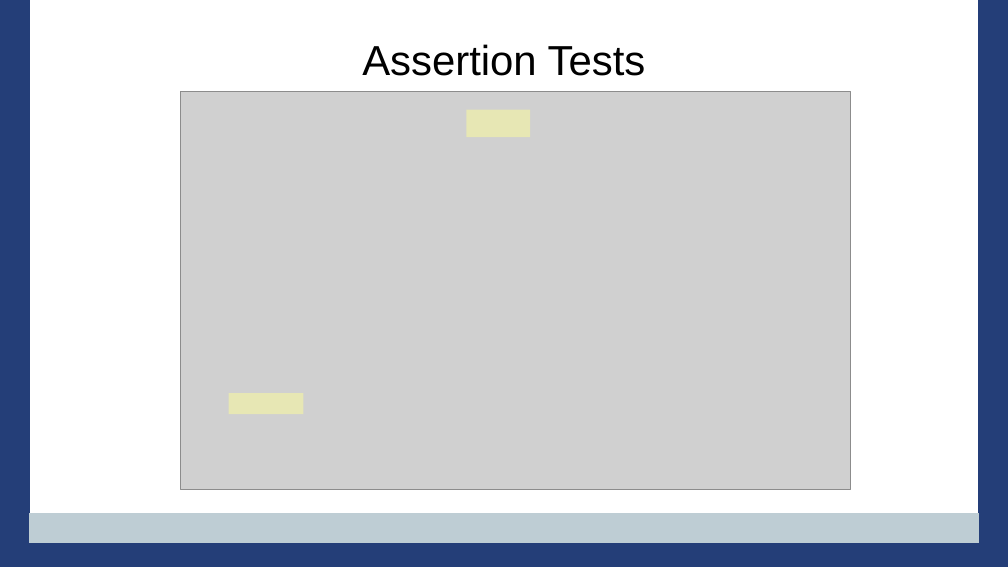
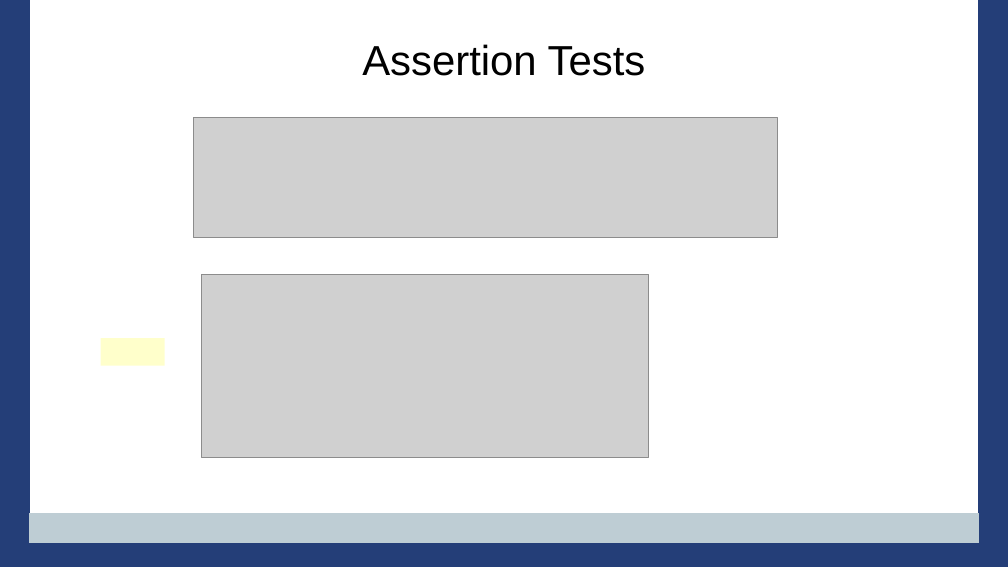
Before and after one commit to PennState/junit5-presentation, a slide deck: slide 19 of src/site/presentation/Junit5_Presentation_JavaOne_2016.odp (slide 13 before the commit). Drawn at 1008x567 pixels with LibreOffice and Linux fonts; fonts in the diff are those of the drawing; grey boxes stand for pictures; background and template pictures are left out. Boxes give left, top, right and bottom in pixels: in the first picture for what was removed or moved away, otherwise in the second. Text is boxed around its words. In the diff, an @@ line names an element or a change of style, - is before the commit and + after.

```diff
--- a/src/site/presentation/Junit5_Presentation_JavaOne_2016.odp
+++ b/src/site/presentation/Junit5_Presentation_JavaOne_2016.odp
@@ picture added at (193,117,777,238) @@
@@ picture: place and size @@
-picture at (181,91,852,489)
+picture at (201,274,649,457)
@@ rectangle: place and size @@
-rectangle at (466,110,531,137)
+rectangle at (101,338,165,366)
@@ rectangle removed at (229,393,304,414) @@
```
Also in this commit, not shown: 33 other slides changed, 23 slides added, 6 slides removed.
